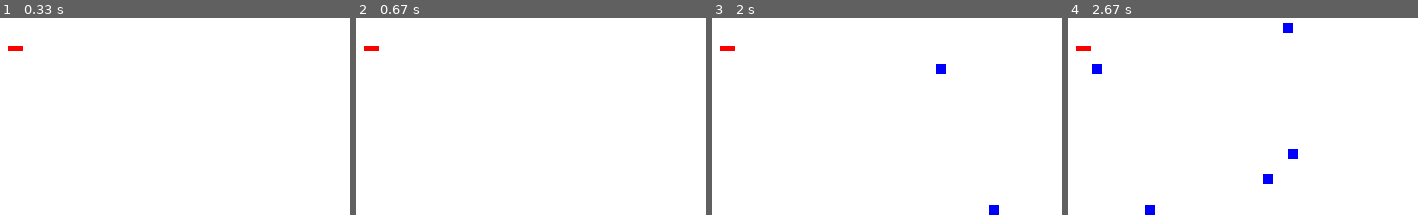
Above: before the commit, frames 1-4 (left to right).
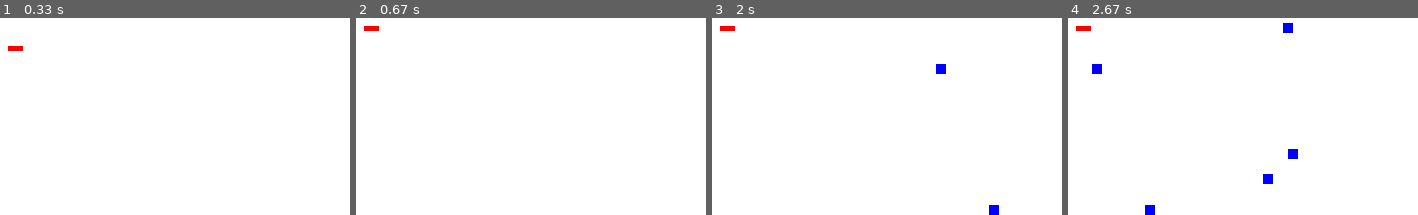
Above: after the commit, the same moments.

Repository: spoonsandhangers/learning_pygame
Game: pygame game, started from shootgames/basics.py
Same seed, same stepped clock (60 frames per second), same inputs: the game is played once before the commit and once after it.
Inputs:
- Up to frame 1 (0.33 s): no input
- Up to frame 2 (0.67 s): hold Up from 0.33 s (still down)
- Up to frame 3 (2 s): release Up at 0.8 s; hold Down 0.83-1.13 s; hold Up 1.17-1.53 s; hold Down 1.57-1.93 s; hold Up from 1.97 s (still down)
- Up to frame 4 (2.67 s): release Up at 2.27 s; hold Down 2.3-2.6 s; hold Up from 2.63 s (still down)
The pictures show only the part of the screen within x 2-52%, y 42-92%; the shares and areas given below are measured in that part.

Frame 1 is identical in both runs. In frame 2, 0.2% of the frame differs, in the area x 2-7%, y 4-17%; in frame 3, 0.2%; in frame 4, 0.2%.

Commit message:
keyboard control via methods in the player class The movement is in chunks and you cannot keep your finger on the button.

Diff:
--- a/shootgames/basics.py
+++ b/shootgames/basics.py
@@ -45,16 +45,25 @@
         self.image.fill(color)
         self.screen_width = screen_width
         self.screen_height = screen_height
+        self.speed_up = -20
+        self.speed_down = 20
+        self.stop = 0
 
         self.rect = self.image.get_rect()
         self.rect.x = 20
         self.rect.y = screen_height // 2
 
+    def set_speed(self, speed_up,speed_down,stop):
+        self.speed_up = speed_up
+        self.speed_down = speed_down
+        self.stop = stop
+
     def moveup(self):
-        self.rect.y = +5
+        self.rect.y += self.speed_up
 
     def movedown(self):
-        self.rect.y = -5
+        self.rect.y += self.speed_down
+
 
 
 def main():
@@ -110,6 +119,15 @@
         for event in pygame.event.get():
             if event.type == pygame.QUIT:
                 done = True
+
+            elif event.type == pygame.KEYDOWN:
+                # Figure out if it was an arrow key. If so
+                # adjust speed.
+                if event.key == pygame.K_UP:
+                    player.moveup()
+                elif event.key == pygame.K_DOWN:
+                    player.movedown()
+
         # ALL EVENT PROCESSING SHOULD GO ABOVE THIS COMMENT
 
         # ALL GAME LOGIC SHOULD GO BELOW THIS COMMENT
